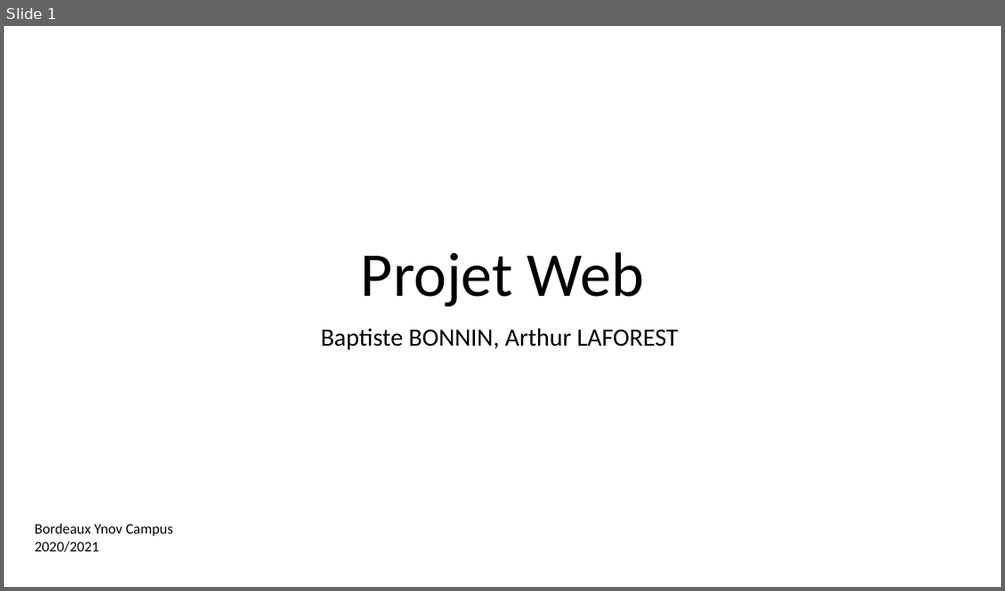
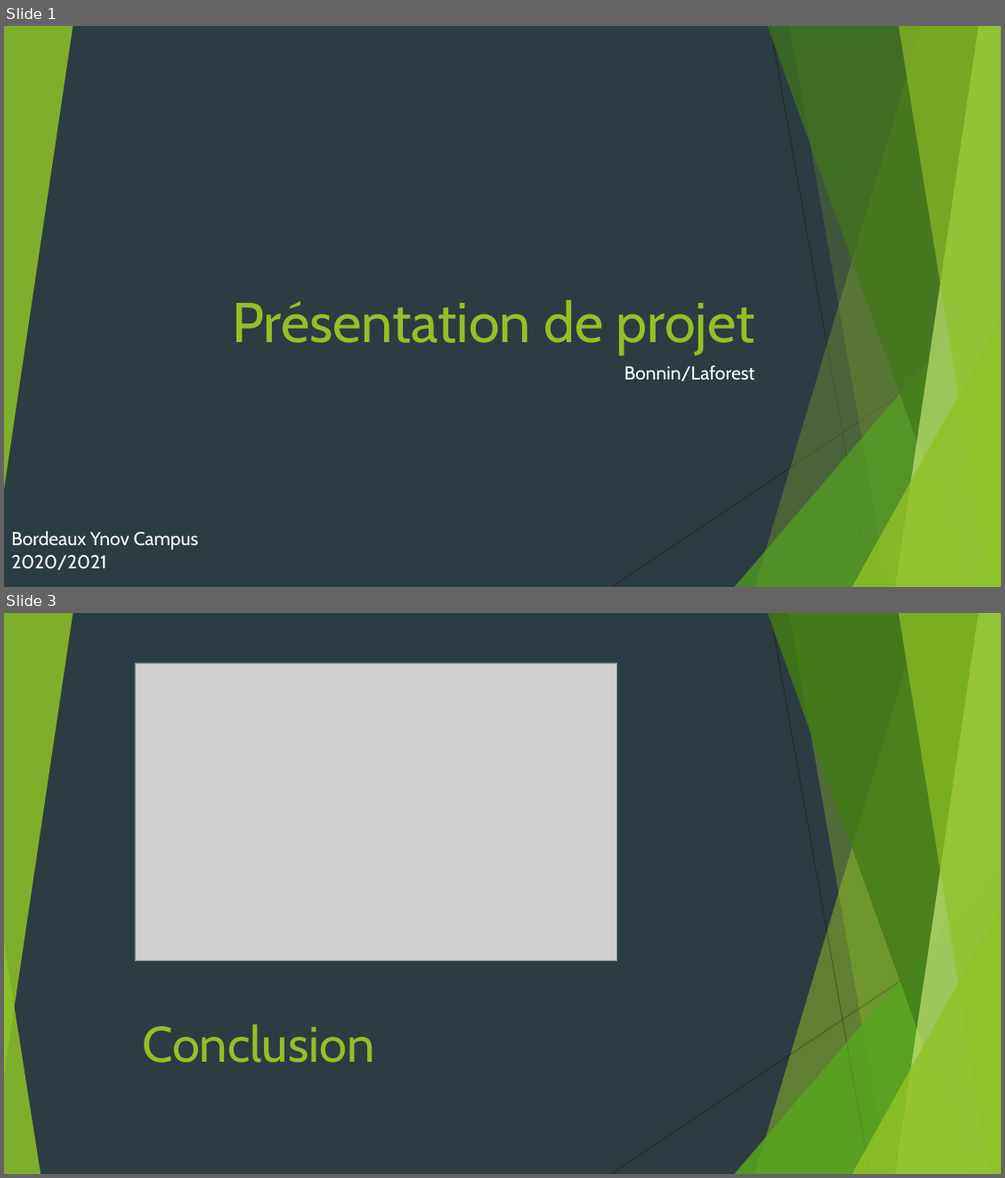
Before and after one commit to exender/projet-web, a slide deck: Presentation.pptx. Shown one above the other, each under a label of ours: slide 1 before the commit, slides 1 and 3 after it; the slides between them are not shown. The pictures are 1005x591 and 1005x1178 pixels, drawn with LibreOffice and Linux fonts; fonts in the diff are those of the drawing; grey boxes stand for pictures. Boxes give left, top, right and bottom in pixels: in the first picture for what was removed or moved away, otherwise in the second. Text is boxed around its words. In the diff, an @@ line names an element or a change of style, - is before the commit and + after.

```diff
--- a/Presentation.pptx
+++ b/Presentation.pptx
@@ slide 3 added at (x1=4, y1=613, x2=1001, y2=1174), background #2C3C43; not listed: 7 template elements that a slide beside it also shows @@
@@ group added at (x1=4, y1=613, x2=1001, y2=1174): 5 freeform shapes, 3 triangles, 2 lines @@
@@ picture added at (x1=135, y1=663, x2=617, y2=961) @@
@@ triangle added at (x1=4, y1=941, x2=40, y2=1174), fill #90C226 at 85% opacity @@
@@ title added at (x1=142, y1=1024, x2=374, y2=1062), 48 pt, text #90C226 @@
+Conclusion
@@ slide 1 changed as well @@
@@ background #FFFFFF to #2C3C43 @@
@@ group added at (x1=4, y1=26, x2=1001, y2=587): 5 freeform shapes, 3 triangles, 2 lines @@
@@ title at (x1=232, y1=300, x2=755, y2=354): text changed; size 60 to 54 pt; font Calibri to Cabin; text colour #000000 to #90C226 @@
-Projet Web
+Présentation de projet
@@ subtitle at (x1=624, y1=365, x2=755, y2=381): text changed; size 24 to 18 pt; font Calibri to Cabin; text colour #000000 to #FFFFFF @@
-Baptiste BONNIN, Arthur LAFOREST
+Bonnin/Laforest
@@ text at (x1=11, y1=531, x2=199, y2=570): text changed; size 14 to 18 pt; font Calibri to Cabin; text colour #000000 to #FFFFFF @@
-Bordeaux Ynov Campus
-2020/2021
+Bordeaux Ynov Campus 2020/2021
```
Also in this commit, not shown: 2 other slides added, 4 slides removed.
